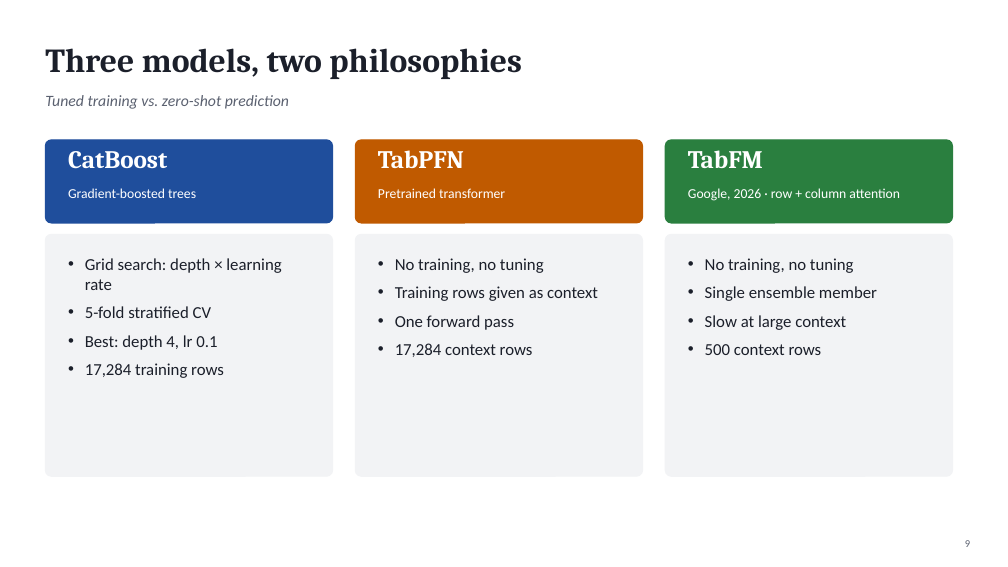
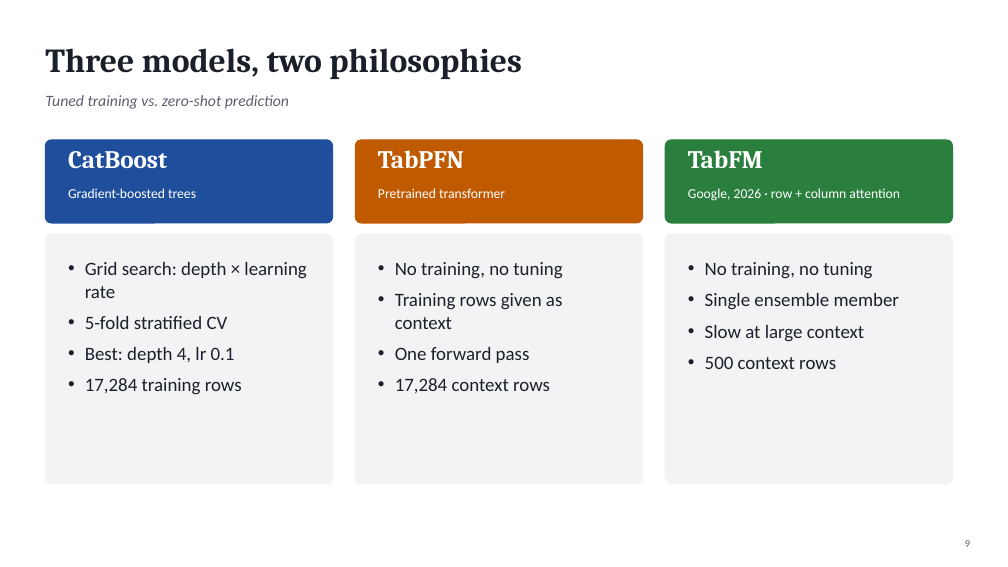
Before and after one commit to nirajanS1211/Hairfall-Thesis, a slide deck: slide 9 of thesis/final/Hairfall_Thesis_Presentation.pptx. Drawn at 1008x567 pixels with LibreOffice and Linux fonts; fonts in the diff are those of the drawing. Boxes give left, top, right and bottom in pixels: in the first picture for what was removed or moved away, otherwise in the second. Text is boxed around its words. In the diff, an @@ line names an element or a change of style, - is before the commit and + after.

```diff
--- a/thesis/final/Hairfall_Thesis_Presentation.pptx
+++ b/thesis/final/Hairfall_Thesis_Presentation.pptx
@@ rounded rectangle: place and size @@
-rounded rectangle at <box>45,234,333,476</box>
+rounded rectangle at <box>45,234,333,484</box>
@@ rounded rectangle: place and size @@
-rounded rectangle at <box>355,234,643,476</box>
+rounded rectangle at <box>355,234,643,484</box>
@@ proportions changed in 3 elements at <box>45,234,333,484</box>, <box>355,234,643,484</box>, <box>665,234,953,484</box> @@
@@ rounded rectangle: place and size @@
-rounded rectangle at <box>665,234,953,476</box>
+rounded rectangle at <box>665,234,953,484</box>
@@ size 16 to 18 pt in 3 elements at <box>85,262,306,395</box>, <box>395,262,562,393</box>, <box>705,262,899,342</box> @@
```
Also in this commit, not shown: 4 other slides changed, 1 other file.
